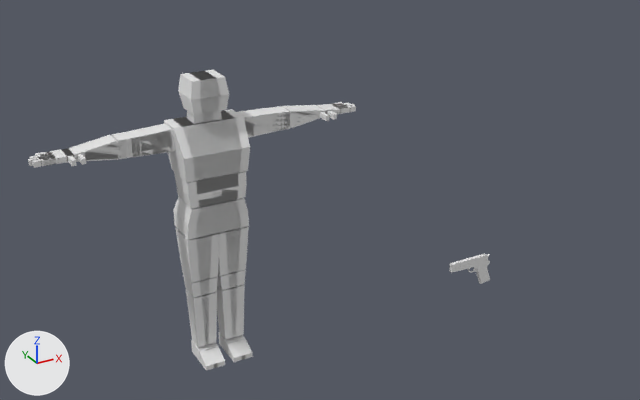
The Blender file UnholySource/Assets/Models/_blendbase/base_modeling_with_char_ref.blend, before and after one commit.
One viewpoint serves both versions: a 50 mm camera at (-3.63, -4.25, 2.95) aimed at (-1.24, 0.1, 0.77). Every picture has the same lights, and +X, +Y and +Z are marked at lower left.

Names of what the first picture shows: 'Mesh', 'pistol_mesh'.
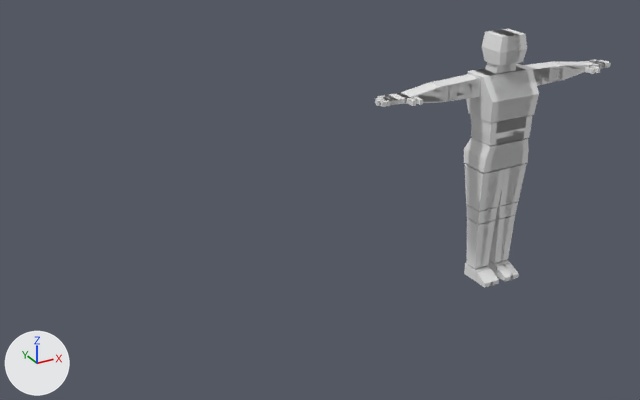
The change in detail:
Object 'Mesh' (ob_mesh) moves from (-2.013, 0.0, 0.0) to (0.0, 0.0, 0.0).
Object 'pistol_mesh' (ob_pistol_mesh) is now hidden.

Location of each change, (x1, y1, x2, y2) in pixels of the pictures (640 x 400 px):
'Mesh', moved: before (28, 70, 356, 371); after (375, 29, 611, 288)
'pistol_mesh', hidden: before (450, 254, 490, 284)
